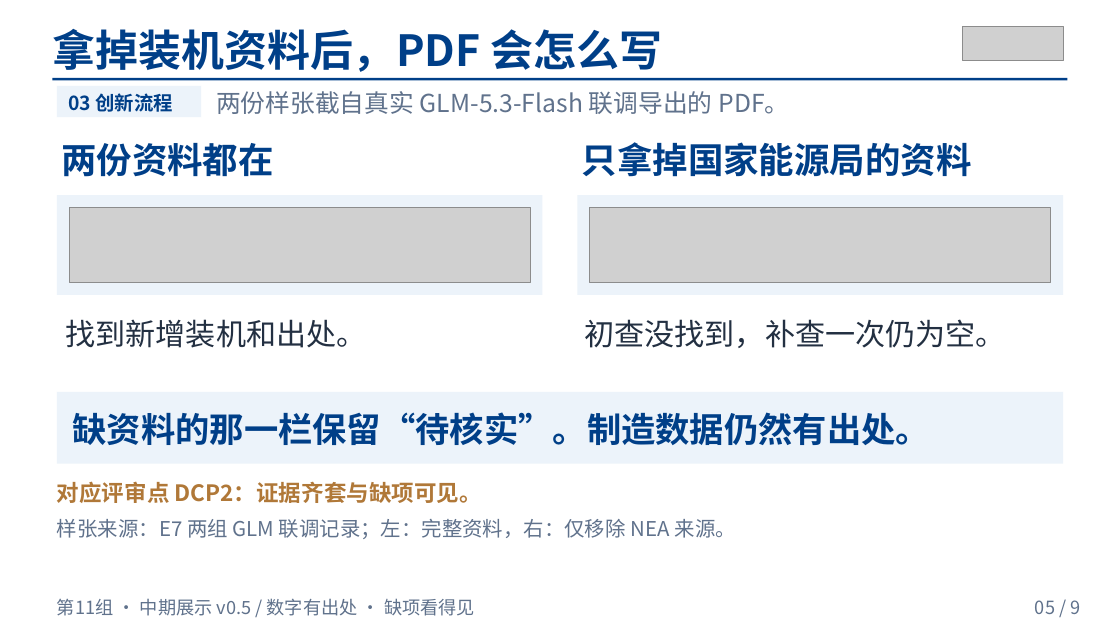
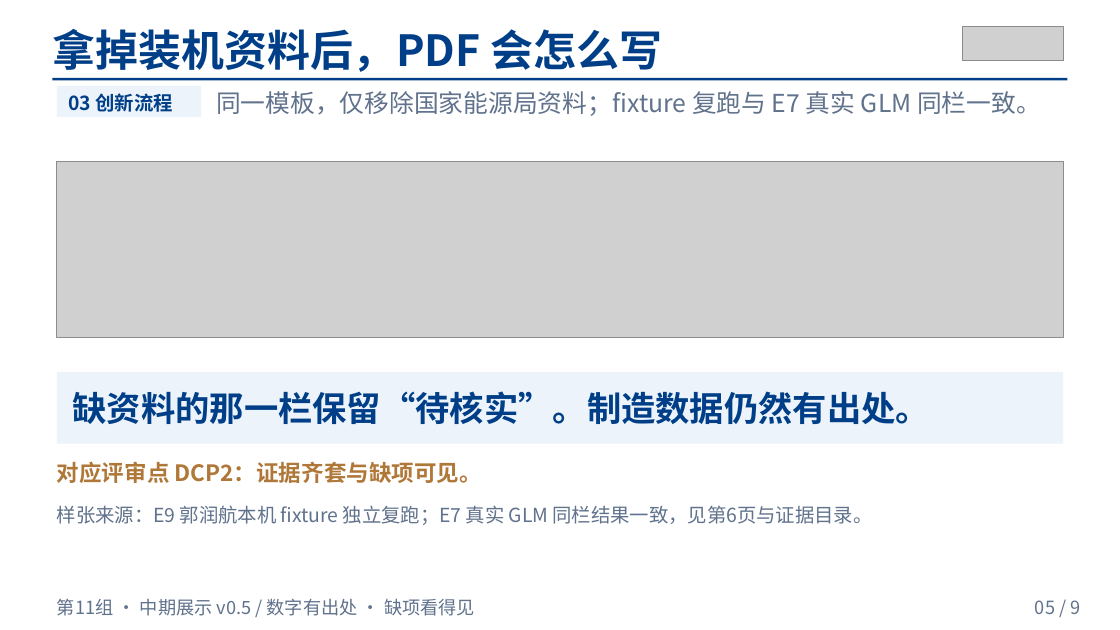
Before and after one commit to BrockPhlin/industry-report-harness, a slide deck: slide 5 of presentations/02-midterm/ppt/第11组_中期展示_v0.5.pptx. Drawn at 1120x630 pixels with LibreOffice and Linux fonts; fonts in the diff are those of the drawing; grey boxes stand for pictures. Boxes give left, top, right and bottom in pixels: in the first picture for what was removed or moved away, otherwise in the second. Text is boxed around its words. In the diff, an @@ line names an element or a change of style, - is before the commit and + after.

Commit message:
T2: 第5页改用 E9 同栏对照图（fixture + E7 一致）
- 收入郭润航 fixture 独立复跑样张与同栏图，编为 E9
- 第5页改用 E9 同栏图，字幕注明 fixture 复跑与 E7 真实 GLM 同栏一致
- 更新讲稿、PPT 框架、T2 交接说明和证据 README
- check_package 通过

```diff
--- a/presentations/02-midterm/ppt/第11组_中期展示_v0.5.pptx
+++ b/presentations/02-midterm/ppt/第11组_中期展示_v0.5.pptx
@@ text at <box>216,91,1041,116</box>: text changed @@
-两份样张截自真实 GLM-5.3-Flash 联调导出的 PDF。
+同一模板，仅移除国家能源局资料；fixture 复跑与 E7 真实 GLM 同栏一致。
@@ text removed at <box>61,143,274,177</box> @@
-两份资料都在
@@ text removed at <box>582,142,972,177</box> @@
-只拿掉国家能源局的资料
@@ picture added at <box>57,162,1064,338</box> @@
@@ rectangle removed at <box>57,195,543,295</box> @@
@@ picture removed at <box>69,208,530,283</box> @@
@@ rectangle removed at <box>578,195,1064,295</box> @@
@@ picture removed at <box>590,208,1051,283</box> @@
@@ text removed at <box>66,319,367,348</box> @@
-找到新增装机和出处。
@@ text removed at <box>584,319,1005,348</box> @@
-初查没找到，补查一次仍为空。
@@ 2 texts, 1 rectangle: place and size @@
-2 texts, 1 rectangle at <box>57,392,1064,503</box>
+2 texts, 1 rectangle at <box>57,372,1064,483</box>
@@ text at <box>57,505,873,525</box>: text changed; size 17.5 to 16.6 pt @@
-样张来源：E7 两组 GLM 联调记录；左：完整资料，右：仅移除 NEA 来源。
+样张来源：E9 郭润航本机 fixture 独立复跑；E7 真实 GLM 同栏结果一致，见第6页与证据目录。
```
Also in this commit, not shown: 11 other files.
